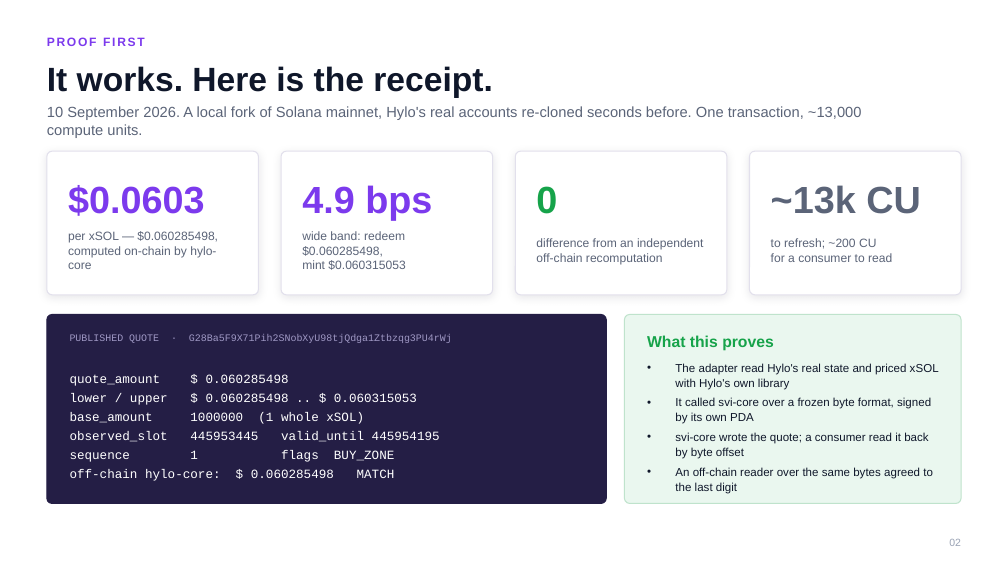
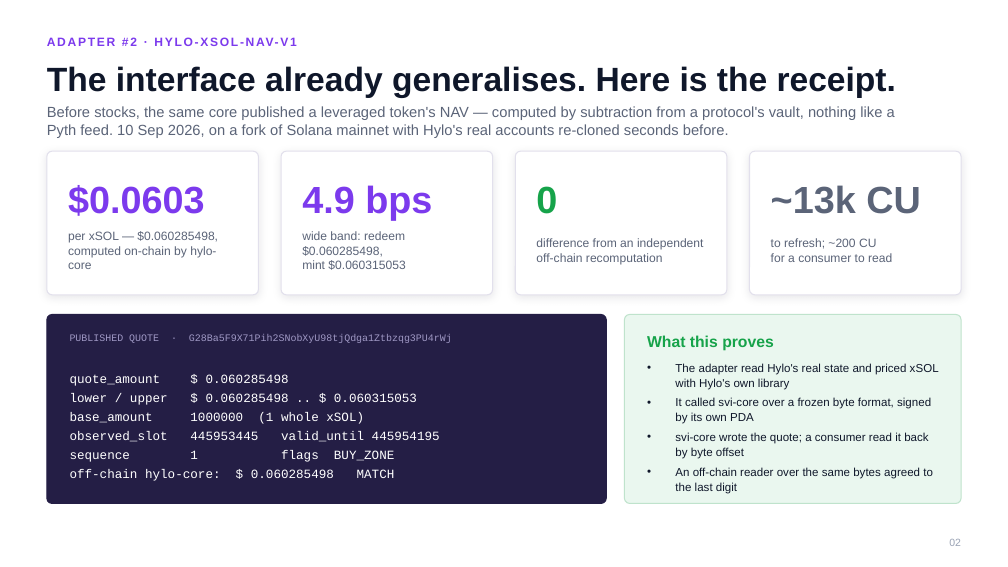
Before and after one commit to princedotrs/solana-valuation-interface, a slide deck: slide 2 of docs/deck/svi-pitch-deck.pptx. Drawn at 1008x567 pixels with LibreOffice and Linux fonts; fonts in the diff are those of the drawing. Boxes give left, top, right and bottom in pixels: in the first picture for what was removed or moved away, otherwise in the second. Text is boxed around its words. In the diff, an @@ line names an element or a change of style, - is before the commit and + after.

```diff
--- a/docs/deck/svi-pitch-deck.pptx
+++ b/docs/deck/svi-pitch-deck.pptx
@@ text at [47,66,896,98]: text changed @@
-It works. Here is the receipt.
+The interface already generalises. Here is the receipt.
@@ text at [47,106,895,138]: text changed @@
-10 September 2026. A local fork of Solana mainnet, Hylo's real accounts re-cloned seconds before. One transaction, ~13,000 compute units.
+Before stocks, the same core published a leveraged token's NAV — computed by subtraction from a protocol's vault, nothing like a Pyth feed. 10 Sep 2026, on a fork of Solana mainnet with Hylo's real accounts re-cloned seconds before.
@@ text at [699,363,939,375]: text changed @@
-PROOF FIRST
+ADAPTER #2 · HYLO-XSOL-NAV-V1
```
Also in this commit, not shown: 14 other slides changed, 5 slides added, 4 slides removed, 3 other files.
